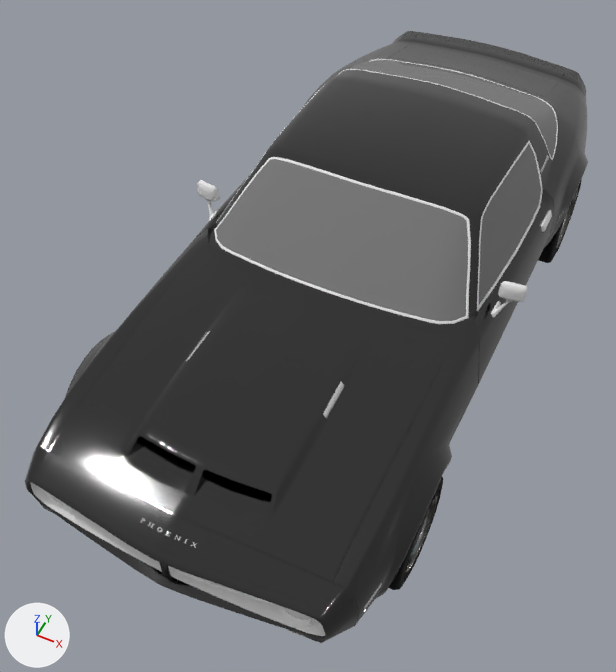
An edit to the glTF model public/scenes/scene.gltf, drawn before and after from the same camera.
Before and after are seen from a camera (50 mm lens) standing at (1.45, -3.82, 2.97) and looking at (-0.15, -0.61, -1.05). The axes (+X, +Y, +Z) are drawn at lower left. The lights are the same throughout. Where no turn or scale is listed for an object, it has been applied to the vertices.

Names of what the first picture shows: 'Body_body_0', 'Bottom_UCB_BOTTOM_0', 'Door_FL_body_0', 'Door_FR_body_0', 'Door_inner_FL_UCB_BOTTOM_0', 'Doorglass_FL_UCB_GLASS_CLEAN_0', 'Glass_rear_UCB_GLASS_CLEAN_0', 'Grill_UCB_BOTTOM_0', 'Hood_body_0', 'Trunkdoor_body_0', 'Wheel_FL_RIMMUSCLE_01_0', 'Windshield_UCB_GLASS_CLEAN_0'.
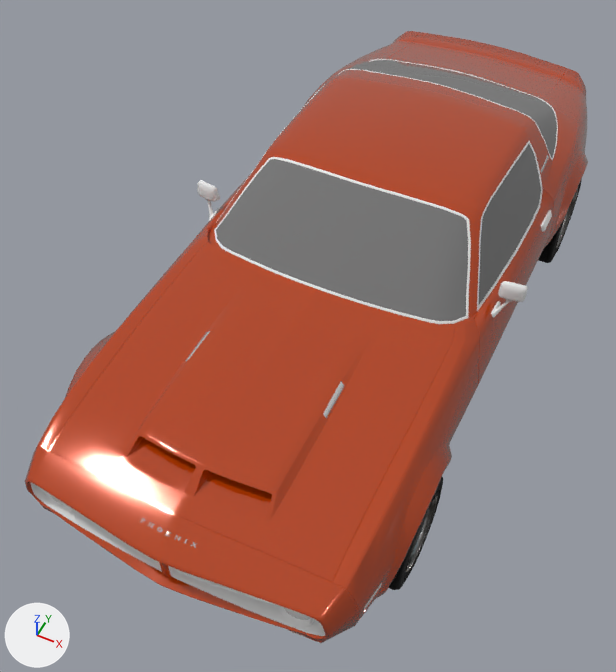
Where the change shows, as pixel boxes [x1, y1, x2, y2] in the pictures (616 x 672 px):
'Hood_body_0', recoloured
    both: [50, 242, 455, 582]
'Body_body_0', recoloured
    both: [25, 31, 588, 643]
'Trunkdoor_body_0', recoloured
    both: [389, 32, 567, 98]
'Door_FL_body_0', recoloured
    both: [473, 191, 554, 385]
'Door_FR_body_0', recoloured
    both: [196, 172, 252, 237]

The change in detail:
Material 'body' (mat_body) changes colour from black #000000 to orange #bc3f00; in linear values from (0.0, 0.0, 0.0) to (0.5, 0.05, 0.0).
